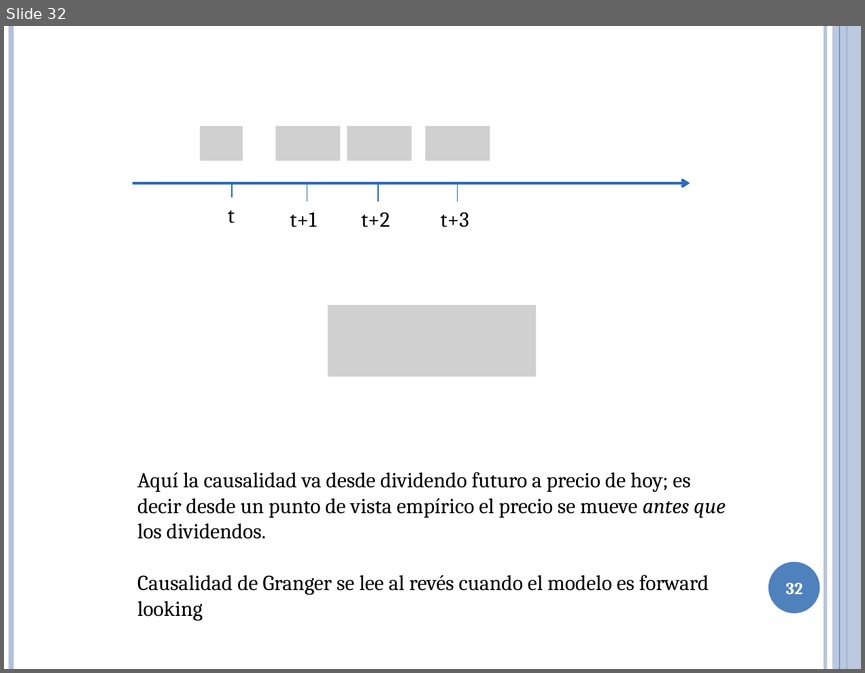
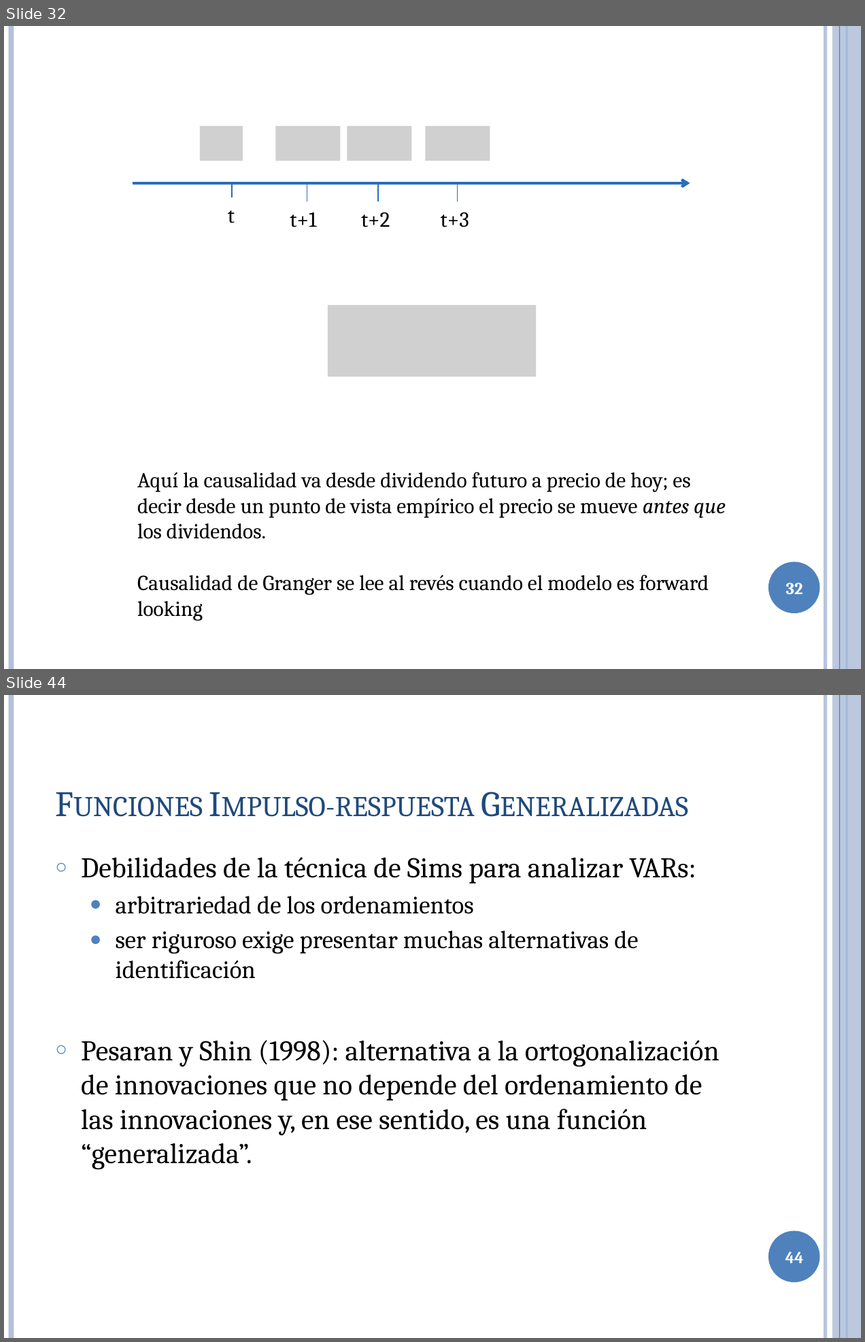
Before and after one commit to ricardomayerb/curso_var_cepal, a slide deck: Curso de Econometría de Series de Tiempo.pptx. Shown one above the other, each under a label of ours: slide 32 before the commit, slides 32 and 44 after it; the slides between them are not shown. The pictures are 865x673 and 865x1342 pixels, drawn with LibreOffice and Linux fonts; fonts in the diff are those of the drawing; grey boxes stand for pictures. Boxes give left, top, right and bottom in pixels: in the first picture for what was removed or moved away, otherwise in the second. Text is boxed around its words. In the diff, an @@ line names an element or a change of style, - is before the commit and + after.

```diff
--- a/Curso de Econometría de Series de Tiempo.pptx
+++ b/Curso de Econometría de Series de Tiempo.pptx
@@ slide 44 added at [4,695,861,1338], background #FFFFFF; not listed: 6 template elements that a slide beside it also shows @@
@@ title added at [221,796,474,817], 30 pt, text #1F497D, small capitals @@
+Funciones Impulso-respuesta Generalizadas
@@ text added at [81,857,719,1170], 24 pt, text #000000 @@
+○ Debilidades de la técnica de Sims para analizar VARs:
+  ● arbitrariedad de los ordenamientos
+  ● ser riguroso exige presentar muchas alternativas de identificación
+○ Pesaran y Shin (1998): alternativa a la ortogonalización de innovaciones que no depende del ordenamiento de las innovaciones y, en ese sentido, es una función “generalizada”.
@@ page number added at [785,1251,804,1263], 14 pt, text #FFFFFF, bold @@
+44
```
Also in this commit, not shown: 1 slide changed, 24 other slides added, 7 other files.
